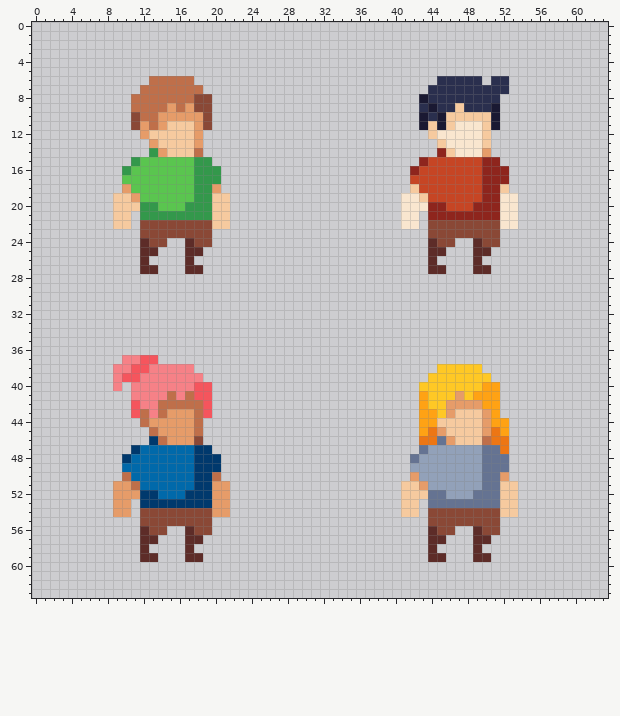
Two versions of one pixel-art sprite, Cultura Project/Assets/Sprites/Test/Cultura_Villagers-export.png. The picture above was drawn from the file before the commit.
Rulers count pixels.
After:
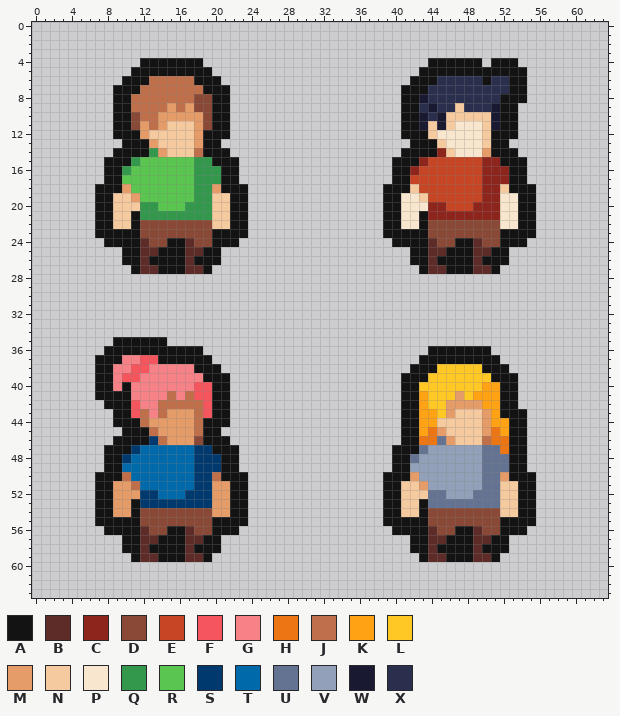
Palette (. is transparent): A #131313  B #5d2c28  C #8e251d  D #8a4836  E #c64524  F #f5555d  G #f68187  H #ed7614  J #bf6f4a  K #ffa214  L #ffc825  M #e69c69  N #f6ca9f  P #f9e6cf  Q #33984b  R #5ac54f  S #00396d  T #0069aa  U #657392  V #92a1b9  W #1a1932  X #2a2f4e
The edit:
file 256x256 -> 64x64 pixels (blocks of 4x4 -> 1x1; one block is one cell here)
Changed rows in their new state; - is an unchanged pixel.
first column x 7:
 4 -----AAAAAAA-------------------------AAAAAA-AAA--
 5 ----AAAAAAAAA-----------------------AAAAAAAAAAAA-
 6 ---AAA-----AAA---------------------AAA-----A--AA-
 7 --AAA-------AAA-------------------AAA---------AA-
 8 --AA---------AA-------------------AA---------AAA-
 9 --AA---------AA-------------------AA---------AA--
10 --AA---------AA-------------------AA---------AA--
11 --AA---------AA-------------------AA---------AA--
12 --AAA-------AAA-------------------AAA-------AAA--
13 ---AAA------AA---------------------AAA------AA---
14 --AAAA------AAA-------------------AAAA------AAA--
15 -AAA---------AAA-----------------AAA---------AAA-
16 -AA-----------AA-----------------AA-----------AA-
17 -AA-----------AA-----------------AA-----------AA-
18 AAA-----------AAA---------------AAA-----------AAA
19 AA-------------AA---------------AA-------------AA
20 AA-------------AA---------------AA-------------AA
21 AA--A----------AA---------------AA--A----------AA
22 AA--A----------AA---------------AA--A----------AA
23 AAAAA--------AAAA---------------AAAAA--------AAAA
24 -AAAA---AA---AAA-----------------AAAA---AA---AAA-
25 ---AA--AAA--AA---------------------AA--AAA--AA---
26 ---AA-AAAA-AAA---------------------AA-AAAA-AAA---
27 ----A--AAA--A-----------------------A--AAA--A----
first column x 7:
35 --AAAAAA-----------------------------------------
36 -AAAAAAAAAAA-------------------------AAAAAAA-----
37 AAA----AAAAAA-----------------------AAAAAAAAA----
38 AA---------AAA---------------------AAA-----AAA---
39 AA----------AAA-------------------AAA-------AAA--
40 AA-A---------AA-------------------AA---------AA--
41 AAAA---------AA-------------------AA---------AA--
42 -AAA---------AA-------------------AA---------AA--
43 --AA---------AA-------------------AA---------AAA-
44 --AAA-------AAA-------------------AA----------AA-
45 ---AAA------AA--------------------AA----------AA-
46 --AAAA------AAA-------------------AA----------AA-
47 -AAA---------AAA-----------------AAA----------AA-
48 -AA-----------AA-----------------AA-----------AA-
49 -AA-----------AA-----------------AA-----------AA-
50 AAA-----------AAA---------------AAA-----------AAA
51 AA-------------AA---------------AA-------------AA
52 AA-------------AA---------------AA-------------AA
53 AA--A----------AA---------------AA--A----------AA
54 AA--A----------AA---------------AA--A----------AA
55 AAAAA--------AAAA---------------AAAAA--------AAAA
56 -AAAA---AA---AAA-----------------AAAA---AA---AAA-
57 ---AA--AAA--AA---------------------AA--AAA--AA---
58 ---AA-AAAA-AAA---------------------AA-AAAA-AAA---
59 ----A--AAA--A-----------------------A--AAA--A----
